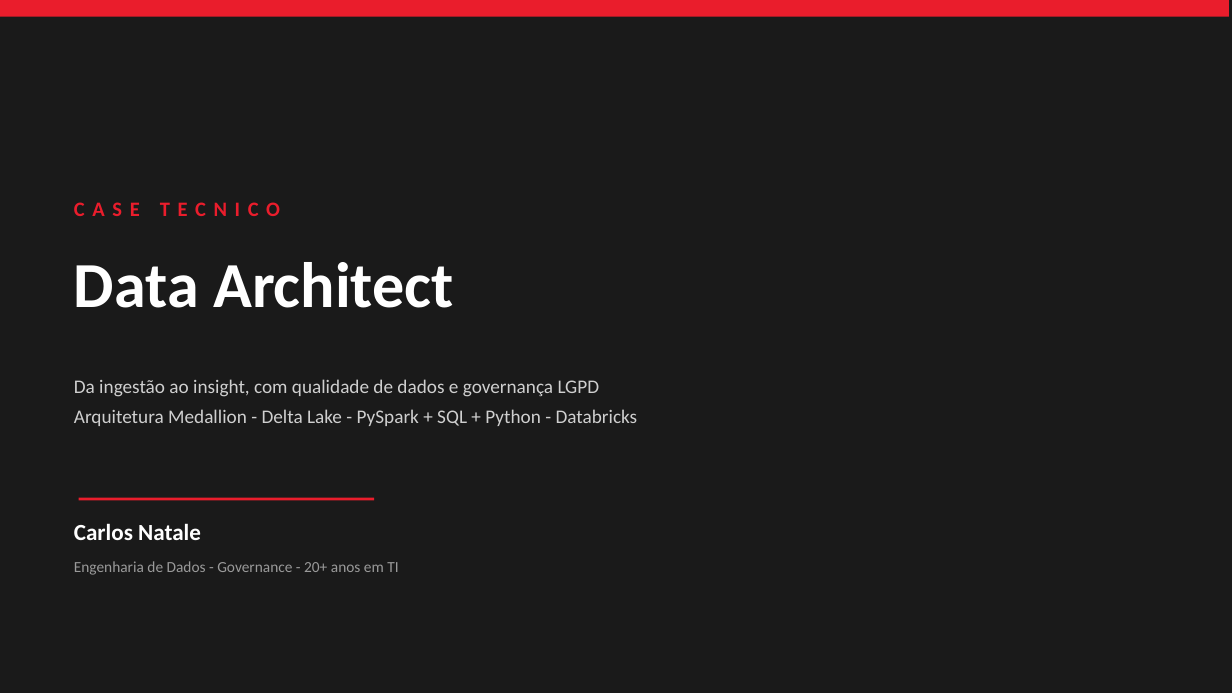
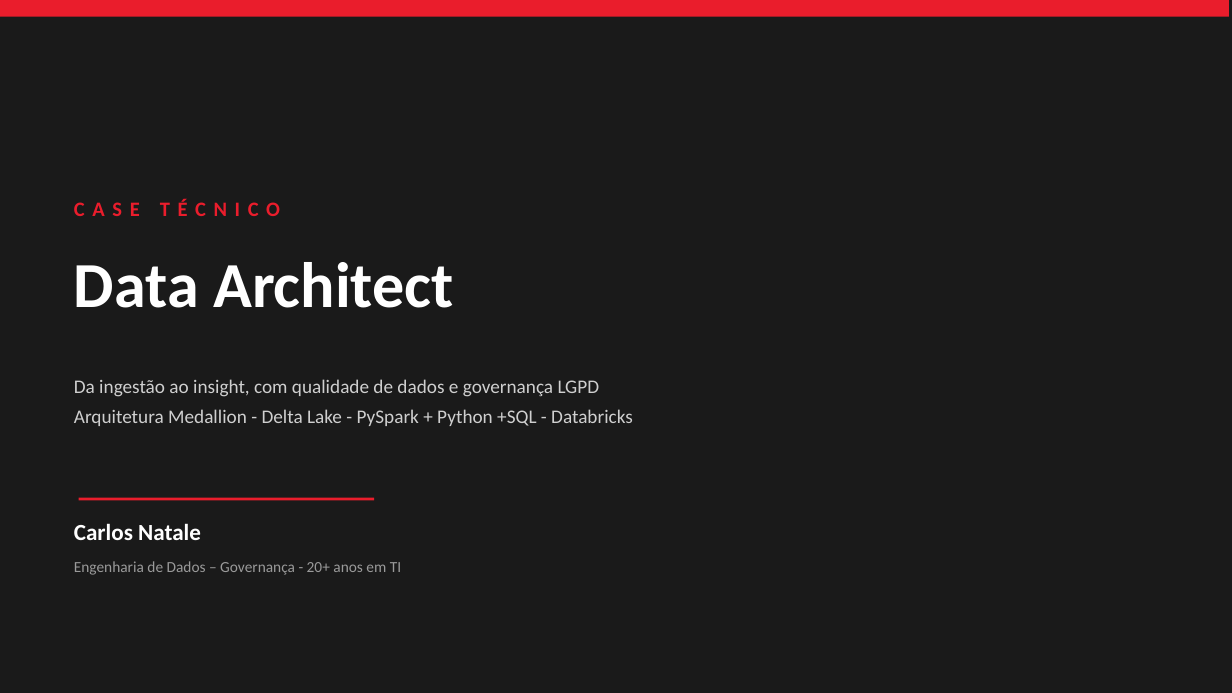
Before and after one commit to carlosnatale/ifood-case, a slide deck: slide 1 of apresentacao/Apresentacao_Case_iFood.pptx. Drawn at 1232x693 pixels with LibreOffice and Linux fonts; fonts in the diff are those of the drawing. Boxes give left, top, right and bottom in pixels: in the first picture for what was removed or moved away, otherwise in the second. Text is boxed around its words. In the diff, an @@ line names an element or a change of style, - is before the commit and + after.

```diff
--- a/apresentacao/Apresentacao_Case_iFood.pptx
+++ b/apresentacao/Apresentacao_Case_iFood.pptx
@@ text at bbox=[74, 199, 280, 216]: text changed @@
-CASE TECNICO
+CASE TÉCNICO
@@ text at bbox=[74, 409, 633, 426]: text changed @@
-Arquitetura Medallion - Delta Lake - PySpark + SQL + Python - Databricks
+Arquitetura Medallion - Delta Lake - PySpark + Python +SQL - Databricks
@@ text at bbox=[74, 561, 401, 575]: text changed @@
-Engenharia de Dados - Governance - 20+ anos em TI
+Engenharia de Dados – Governança - 20+ anos em TI
```
Also in this commit, not shown: 12 other slides changed, 1 slide added.
